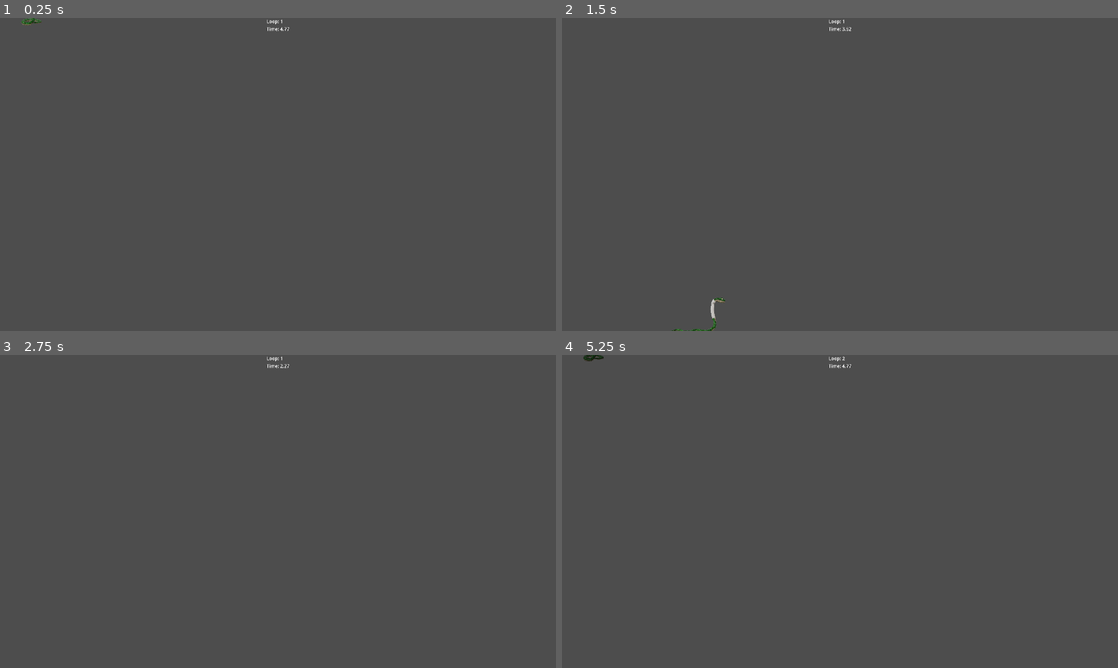
Above: before the commit, frames 1-4 (two rows, left to right).
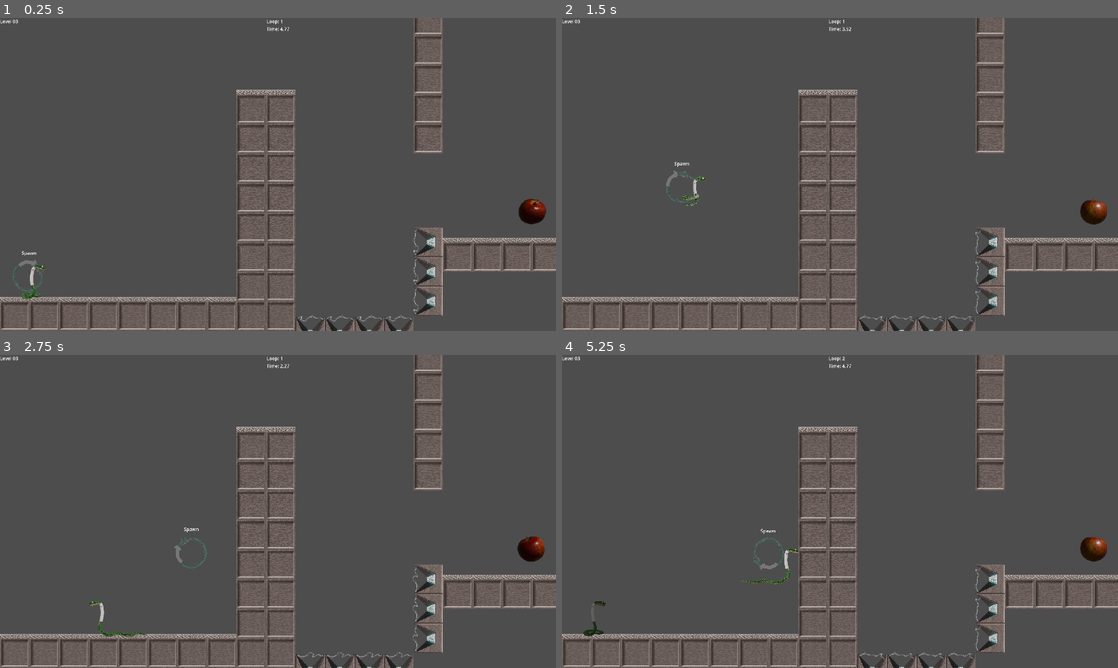
Above: after the commit, the same moments.

Repository: MrDreamhost/gmtk-jam-2025
Game: Godot game, scene res://game/main.tscn
The game is run twice, just before and just after one commit, with the same random seed, the same clock (stepped at 60 frames per second) and the same inputs.
Inputs:
- Up to frame 1 (0.25 s): no input
- Up to frame 2 (1.5 s): hold D (player_right) from 0.53 s (still down); tap Shift (set_spawn_point) at 0.6, 1.35 s; tap Space (player_jump) at 0.77 s
- Up to frame 3 (2.75 s): tap Space (player_jump) at 1.52 s; release D (player_right) at 2.03 s; hold A (player_left) from 2.03 s (still down); tap Shift (set_spawn_point) at 2.1 s
- Up to frame 4 (5.25 s): release A (player_left) at 2.78 s; hold D (player_right) 2.78-4.28 s; tap Shift (set_spawn_point) every 0.75 s from 2.85 to 5.1 s; tap Space (player_jump) at 3.02, 3.77, 4.52 s; hold A (player_left) 4.28-5.03 s; hold D (player_right) from 5.03 s (still down)

The runs differ from the first frame. In frame 1, 13% of the frame differs, in the area x 0-100%, y 0-100%; in frame 2, 13%; in frame 3, 13%; in frame 4, 13%.
Error before the commit: Invalid type in function 'load_level' in base 'Node2D (Main)'. The Object-derived class of argument 1 (Node2D (level_01.gd)) is not a subclass of the expected …

Commit message:
Added export presets, adjusted spike to be easier to place

Diff:
--- a/game/main.tscn
+++ b/game/main.tscn
@@ -1,7 +1,7 @@
 [gd_scene load_steps=5 format=3 uid="uid://d2iwwq2sfgujk"]
 
 [ext_resource type="Script" uid="uid://dflftgnlarl0a" path="res://game/main.gd" id="1_xtpaf"]
-[ext_resource type="PackedScene" uid="uid://d3eu8ibj2ld1b" path="res://level/level_01/level_01.tscn" id="2_vop5m"]
+[ext_resource type="PackedScene" uid="uid://dprdcmdnfniia" path="res://level/level_03/level_03.tscn" id="2_vop5m"]
 [ext_resource type="PackedScene" uid="uid://c0dapnlli3qqi" path="res://player/player.tscn" id="3_emt18"]
 [ext_resource type="Script" uid="uid://4det2vjn1nki" path="res://loop_system/replay_recorder.gd" id="4_vop5m"]
 
--- a/level/interactables/Platform.tscn
+++ b/level/interactables/Platform.tscn
@@ -13,12 +13,12 @@
 
 [node name="Line2D" type="Line2D" parent="."]
 texture_repeat = 2
-position = Vector2(0, -60)
+position = Vector2(0, -59)
 points = PackedVector2Array(0, 0, 102, 0)
 width = 118.0
 texture = ExtResource("2_awmrl")
 texture_mode = 1
 
 [node name="CollisionShape2D" type="CollisionShape2D" parent="."]
-position = Vector2(51, -54)
+position = Vector2(51, -53)
 shape = SubResource("RectangleShape2D_awmrl")
--- a/level/interactables/door.tscn
+++ b/level/interactables/door.tscn
@@ -9,7 +9,7 @@
 
 [node name="Door" type="Node2D"]
 
-[node name="Platform" type="StaticBody2D" parent="."]
+[node name="Platform" type="AnimatableBody2D" parent="."]
 
 [node name="CollisionShape2D" type="CollisionShape2D" parent="Platform"]
 position = Vector2(51, -51.5)
@@ -21,7 +21,7 @@
 texture = ExtResource("1_frksu")
 offset = Vector2(51, -128.5)
 
-[node name="Platform2" type="StaticBody2D" parent="."]
+[node name="Platform2" type="AnimatableBody2D" parent="."]
 position = Vector2(0, -103)
 
 [node name="CollisionShape2D" type="CollisionShape2D" parent="Platform2"]
@@ -34,7 +34,7 @@
 texture = ExtResource("2_dqnet")
 offset = Vector2(51, -128.5)
 
-[node name="Platform3" type="StaticBody2D" parent="."]
+[node name="Platform3" type="AnimatableBody2D" parent="."]
 position = Vector2(0, -206)
 
 [node name="CollisionShape2D" type="CollisionShape2D" parent="Platform3"]
--- a/level/level_02/level_02.tscn
+++ b/level/level_02/level_02.tscn
@@ -69,7 +69,6 @@
 [node name="Platform6" parent="." instance=ExtResource("2_xmyjc")]
 position = Vector2(602, 1303)
 rotation = -0.336849
-scale = Vector2(1, 1)
 width_in_pixel = 612
 width_in_tile = 6
 
@@ -82,7 +81,6 @@
 [node name="Platform4" parent="." instance=ExtResource("2_xmyjc")]
 position = Vector2(534, 1111)
 rotation = -0.336849
-scale = Vector2(1, 1)
 width_in_pixel = 612
 width_in_tile = 6
 
@@ -92,7 +90,7 @@
 width_in_tile = 4
 
 [node name="DeathSpikesPlatform1" type="Node2D" parent="."]
-position = Vector2(861, 888)
+position = Vector2(813, 905)
 rotation = -0.3368
 metadata/_edit_group_ = true
 
--- a/level/level_03/level_03.tscn
+++ b/level/level_03/level_03.tscn
@@ -26,46 +26,43 @@
 
 [node name="GoalZone" parent="Label" instance=ExtResource("5_dlqic")]
 position = Vector2(1836, 668)
-next_level_file = "uid://dprdcmdnfniia"
+next_level_file = "uid://cmvll42mba2tv"
 
 [node name="DeathSpike" parent="Label" instance=ExtResource("3_si3cn")]
-position = Vector2(1530, 874)
+position = Vector2(1530, 927)
 rotation = -1.5708
 
 [node name="DeathSpike8" parent="Label" instance=ExtResource("3_si3cn")]
-position = Vector2(1530, 771)
+position = Vector2(1530, 825)
 rotation = -1.5708
 
-[node name="DeathSpike2" parent="Label" instance=ExtResource("3_si3cn")]
-position = Vector2(1428, 1080)
+[node name="DeathSpike9" parent="Label" instance=ExtResource("3_si3cn")]
+position = Vector2(1530, 1029)
+rotation = -1.5708
 
 [node name="DeathSpike4" parent="Label" instance=ExtResource("3_si3cn")]
-position = Vector2(1326, 1080)
+position = Vector2(1326, 1131)
 
 [node name="DeathSpike5" parent="Label" instance=ExtResource("3_si3cn")]
-position = Vector2(1224, 1080)
+position = Vector2(1224, 1131)
 
 [node name="DeathSpike6" parent="Label" instance=ExtResource("3_si3cn")]
-position = Vector2(1122, 1080)
+position = Vector2(1122, 1131)
 
 [node name="DeathSpike7" parent="Label" instance=ExtResource("3_si3cn")]
-position = Vector2(1020, 1080)
-
-[node name="DeathSpike3" parent="Label" instance=ExtResource("3_si3cn")]
-position = Vector2(1530, 977)
-rotation = -1.5708
+position = Vector2(1020, 1131)
 
 [node name="Platform8" parent="." instance=ExtResource("5_lvqq1")]
-position = Vector2(1836, 874)
+position = Vector2(1836, 876)
 
 [node name="Platform9" parent="." instance=ExtResource("5_lvqq1")]
-position = Vector2(1734, 874)
+position = Vector2(1734, 876)
 
 [node name="Platform10" parent="." instance=ExtResource("5_lvqq1")]
-position = Vector2(1632, 874)
+position = Vector2(1632, 876)
 
 [node name="Platform11" parent="." instance=ExtResource("5_lvqq1")]
-position = Vector2(1530, 874)
+position = Vector2(1530, 876)
 
 [node name="Platform start" type="Node2D" parent="."]
 position = Vector2(0, 1080)
@@ -94,19 +91,19 @@
 position = Vector2(714, 0)
 
 [node name="Platform27" parent="." instance=ExtResource("5_lvqq1")]
-position = Vector2(1428, 462)
+position = Vector2(1428, 468)
 
 [node name="Platform28" parent="." instance=ExtResource("5_lvqq1")]
-position = Vector2(1428, 359)
+position = Vector2(1428, 366)
 
 [node name="Platform29" parent="." instance=ExtResource("5_lvqq1")]
-position = Vector2(1428, 256)
+position = Vector2(1428, 264)
 
 [node name="Platform30" parent="." instance=ExtResource("5_lvqq1")]
-position = Vector2(1428, 153)
+position = Vector2(1428, 162)
 
 [node name="Platform33" parent="." instance=ExtResource("5_lvqq1")]
-position = Vector2(1428, 50)
+position = Vector2(1428, 60)
 
 [node name="Tower" type="Node2D" parent="."]
 position = Vector2(918, 1080)
@@ -115,48 +112,48 @@
 position = Vector2(-102, 0)
 
 [node name="Platform14" parent="Tower" instance=ExtResource("5_lvqq1")]
-position = Vector2(-102, -103)
+position = Vector2(-102, -102)
 
 [node name="Platform15" parent="Tower" instance=ExtResource("5_lvqq1")]
-position = Vector2(-102, -206)
+position = Vector2(-102, -204)
 
 [node name="Platform16" parent="Tower" instance=ExtResource("5_lvqq1")]
-position = Vector2(-102, -309)
+position = Vector2(-102, -306)
 
 [node name="Platform17" parent="Tower" instance=ExtResource("5_lvqq1")]
-position = Vector2(-102, -412)
+position = Vector2(-102, -408)
 
 [node name="Platform18" parent="Tower" instance=ExtResource("5_lvqq1")]
-position = Vector2(-102, -515)
+position = Vector2(-102, -510)
 
 [node name="Platform19" parent="Tower" instance=ExtResource("5_lvqq1")]
 
 [node name="Platform20" parent="Tower" instance=ExtResource("5_lvqq1")]
-position = Vector2(0, -103)
+position = Vector2(0, -102)
 
 [node name="Platform21" parent="Tower" instance=ExtResource("5_lvqq1")]
-position = Vector2(0, -206)
+position = Vector2(0, -204)
 
 [node name="Platform22" parent="Tower" instance=ExtResource("5_lvqq1")]
-position = Vector2(0, -309)
+position = Vector2(0, -306)
 
 [node name="Platform23" parent="Tower" instance=ExtResource("5_lvqq1")]
-position = Vector2(0, -412)
+position = Vector2(0, -408)
 
 [node name="Platform24" parent="Tower" instance=ExtResource("5_lvqq1")]
-position = Vector2(0, -515)
+position = Vector2(0, -510)
 
 [node name="Platform25" parent="Tower" instance=ExtResource("5_lvqq1")]
-position = Vector2(-102, -618)
+position = Vector2(-102, -612)
 
 [node name="Platform26" parent="Tower" instance=ExtResource("5_lvqq1")]
-position = Vector2(-102, -721)
+position = Vector2(-102, -714)
 
 [node name="Platform31" parent="Tower" instance=ExtResource("5_lvqq1")]
-position = Vector2(0, -618)
+position = Vector2(0, -612)
 
 [node name="Platform32" parent="Tower" instance=ExtResource("5_lvqq1")]
-position = Vector2(0, -721)
+position = Vector2(0, -714)
 
 [node name="Walls" type="StaticBody2D" parent="."]
 
--- a/level/level_04/level_04.tscn
+++ b/level/level_04/level_04.tscn
@@ -58,75 +58,75 @@
 width_in_tile = 8
 
 [node name="Platform19" parent="." instance=ExtResource("5_b1mf7")]
-position = Vector2(1020, 668)
+position = Vector2(1020, 672)
 width_in_pixel = 816
 width_in_tile = 8
 
 [node name="Platform2" parent="." instance=ExtResource("5_b1mf7")]
-position = Vector2(816, 977)
+position = Vector2(816, 978)
 
 [node name="Platform3" parent="." instance=ExtResource("5_b1mf7")]
-position = Vector2(816, 874)
+position = Vector2(816, 876)
 
 [node name="Platform4" parent="." instance=ExtResource("5_b1mf7")]
-position = Vector2(816, 771)
+position = Vector2(816, 774)
 
 [node name="Platform11" parent="." instance=ExtResource("5_b1mf7")]
-position = Vector2(1836, 668)
+position = Vector2(1836, 672)
 
 [node name="Platform12" parent="." instance=ExtResource("5_b1mf7")]
-position = Vector2(1836, 565)
+position = Vector2(1836, 570)
 
 [node name="Platform13" parent="." instance=ExtResource("5_b1mf7")]
-position = Vector2(1836, 462)
+position = Vector2(1836, 468)
 
 [node name="Platform14" parent="." instance=ExtResource("5_b1mf7")]
-position = Vector2(1836, 359)
+position = Vector2(1836, 366)
 
 [node name="Platform15" parent="." instance=ExtResource("5_b1mf7")]
-position = Vector2(1734, 359)
+position = Vector2(1734, 366)
 
 [node name="Platform16" parent="." instance=ExtResource("5_b1mf7")]
-position = Vector2(1632, 359)
+position = Vector2(1632, 366)
 
 [node name="Platform17" parent="." instance=ExtResource("5_b1mf7")]
-position = Vector2(1530, 359)
+position = Vector2(1530, 366)
 
 [node name="Platform5" parent="." instance=ExtResource("5_b1mf7")]
-position = Vector2(816, 668)
+position = Vector2(816, 672)
 
 [node name="Platform6" parent="." instance=ExtResource("5_b1mf7")]
 position = Vector2(918, 1080)
 
 [node name="Platform7" parent="." instance=ExtResource("5_b1mf7")]
-position = Vector2(918, 977)
+position = Vector2(918, 978)
 
 [node name="Platform8" parent="." instance=ExtResource("5_b1mf7")]
-position = Vector2(918, 874)
+position = Vector2(918, 876)
 
 [node name="Platform9" parent="." instance=ExtResource("5_b1mf7")]
-position = Vector2(918, 771)
+position = Vector2(918, 774)
 
 [node name="Platform10" parent="." instance=ExtResource("5_b1mf7")]
-position = Vector2(918, 668)
+position = Vector2(918, 672)
 
 [node name="DeathSpike" parent="." instance=ExtResource("6_juuh0")]
-position = Vector2(816, 874)
+position = Vector2(816, 876)
 rotation = -1.5708
 
 [node name="DeathSpike2" parent="." instance=ExtResource("6_juuh0")]
-position = Vector2(816, 771)
+position = Vector2(816, 774)
 rotation = -1.5708
 
 [node name="DeathSpike3" parent="." instance=ExtResource("6_juuh0")]
-position = Vector2(816, 668)
+position = Vector2(816, 672)
 rotation = -1.5708
 
 [node name="Door" parent="." node_paths=PackedStringArray("connected_button") instance=ExtResource("7_3t25d")]
-position = Vector2(1428, 562.5)
+position = Vector2(1428, 570)
 script = ExtResource("8_e3o78")
 connected_button = NodePath("../PressurePlate")
-target_position = Vector2(1428, 359)
+target_position = Vector2(1428, 366)
 
 [node name="PressurePlate" parent="." instance=ExtResource("9_l2tt0")]
-position = Vector2(918, 564)
+position = Vector2(918, 570)
--- /dev/null
+++ b/level/level_05/level_05.gd
@@ -0,0 +1,11 @@
+extends Level
+
+
+# Called when the node enters the scene tree for the first time.
+func _ready() -> void:
+	super()
+
+
+# Called every frame. 'delta' is the elapsed time since the previous frame.
+func _process(delta: float) -> void:
+	super(delta)
--- /dev/null
+++ b/level/level_05/level_05.tscn
@@ -0,0 +1,64 @@
+[gd_scene load_steps=8 format=3 uid="uid://bipq1jpgurwcy"]
+
+[ext_resource type="Script" uid="uid://cr5paax0qa013" path="res://level/level_02/level_02.gd" id="1_1kcua"]
+[ext_resource type="PackedScene" uid="uid://bcujsflu4nqbn" path="res://loop_system/spawn_point.tscn" id="2_d0s7e"]
+[ext_resource type="PackedScene" uid="uid://b2hnjcnhd8ahv" path="res://level/goal_zone.tscn" id="3_yye5g"]
+[ext_resource type="PackedScene" uid="uid://coobrpw2ubqjw" path="res://level/interactables/Platform.tscn" id="4_t0w6d"]
+[ext_resource type="PackedScene" uid="uid://dymffw6ntadbo" path="res://level/interactables/pressure_plate.tscn" id="5_ajpck"]
+
+[sub_resource type="RectangleShape2D" id="RectangleShape2D_si3cn"]
+size = Vector2(20, 1100)
+
+[sub_resource type="RectangleShape2D" id="RectangleShape2D_wteuf"]
+size = Vector2(1960, 20)
+
+[node name="Level_05" type="Node2D" node_paths=PackedStringArray("spawn_point")]
+script = ExtResource("1_1kcua")
+spawn_point = NodePath("SpawnPoint")
+
+[node name="SpawnPoint" parent="." instance=ExtResource("2_d0s7e")]
+position = Vector2(0, 977)
+
+[node name="GoalZone" parent="." instance=ExtResource("3_yye5g")]
+position = Vector2(1836, 668)
+next_level_file = "uid://dprdcmdnfniia"
+
+[node name="Label" type="Label" parent="."]
+offset_right = 40.0
+offset_bottom = 23.0
+text = "Level 04"
+
+[node name="Walls" type="StaticBody2D" parent="."]
+
+[node name="Wall Left" type="CollisionShape2D" parent="Walls"]
+position = Vector2(-10, 540)
+shape = SubResource("RectangleShape2D_si3cn")
+
+[node name="Wall Right" type="CollisionShape2D" parent="Walls"]
+position = Vector2(1930, 540)
+shape = SubResource("RectangleShape2D_si3cn")
+
+[node name="Ceiling" type="CollisionShape2D" parent="Walls"]
+position = Vector2(960, -10)
+shape = SubResource("RectangleShape2D_wteuf")
+
+[node name="Floor" type="CollisionShape2D" parent="Walls"]
+position = Vector2(960, 1090)
+shape = SubResource("RectangleShape2D_wteuf")
+
+[node name="ResizablePlatform" parent="." instance=ExtResource("4_t0w6d")]
+position = Vector2(0, 1080)
+width_in_pixel = 408
+width_in_tile = 4
+
+[node name="PressurePlate" parent="." instance=ExtResource("5_ajpck")]
+position = Vector2(204, 977)
+
+[node name="ResizablePlatform3" parent="." instance=ExtResource("4_t0w6d")]
+position = Vector2(408, 1080)
+
+[node name="ResizablePlatform2" parent="." instance=ExtResource("4_t0w6d")]
+position = Vector2(408, 977)
+
+[node name="ResizablePlatform4" parent="." instance=ExtResource("4_t0w6d")]
+position = Vector2(408, 874)
--- a/level/obstacles/death_spike.tscn
+++ b/level/obstacles/death_spike.tscn
@@ -39,13 +39,13 @@
 size = Vector2(102, 90)
 
 [sub_resource type="RectangleShape2D" id="RectangleShape2D_md73i"]
-size = Vector2(102, 83)
+size = Vector2(102, 84)
 
 [node name="DeathSpike" type="Area2D"]
 script = ExtResource("1_p3dmo")
 
 [node name="AnimatedSprite2D" type="AnimatedSprite2D" parent="."]
-position = Vector2(8.52346e-06, -127)
+position = Vector2(51, -127)
 sprite_frames = SubResource("SpriteFrames_ppbkn")
 autoplay = "default"
 
@@ -57,10 +57,10 @@
 metadata/_custom_type_script = "uid://do6m25n206ajf"
 
 [node name="CollisionShape2D" type="CollisionShape2D" parent="HitBox"]
-position = Vector2(0, -45)
+position = Vector2(51, -45)
 shape = SubResource("RectangleShape2D_42aao")
 debug_color = Color(0.7, 0.0202499, 0, 0.42)
 
 [node name="CollisionShape2D" type="CollisionShape2D" parent="."]
-position = Vector2(0, -41.5)
+position = Vector2(51, -42)
 shape = SubResource("RectangleShape2D_md73i")
--- a/level/obstacles/moving_platform.tscn
+++ b/level/obstacles/moving_platform.tscn
@@ -1,17 +1,19 @@
 [gd_scene load_steps=4 format=3 uid="uid://cy5gaxsvp2xpd"]
 
 [ext_resource type="Script" uid="uid://d3sq7gurjfiqf" path="res://level/obstacles/movment_action.gd" id="1_irk4e"]
-[ext_resource type="Texture2D" uid="uid://bjwnao17x8v8x" path="res://assets/sprites/icon.svg" id="1_jue66"]
+[ext_resource type="Texture2D" uid="uid://ba4o8416eya13" path="res://assets/sprites/tiles/0001.png" id="2_irk4e"]
 
-[sub_resource type="RectangleShape2D" id="RectangleShape2D_irk4e"]
-size = Vector2(421, 90)
+[sub_resource type="RectangleShape2D" id="RectangleShape2D_tvjty"]
+resource_local_to_scene = true
+size = Vector2(102, 106)
 
 [node name="MovingPlatform" type="AnimatableBody2D"]
 script = ExtResource("1_irk4e")
 
-[node name="CollisionShape2D2" type="CollisionShape2D" parent="."]
-shape = SubResource("RectangleShape2D_irk4e")
+[node name="CollisionShape2D" type="CollisionShape2D" parent="."]
+position = Vector2(51, -54)
+shape = SubResource("RectangleShape2D_tvjty")
 
 [node name="Sprite2D" type="Sprite2D" parent="."]
-scale = Vector2(3.28906, 0.703125)
-texture = ExtResource("1_jue66")
+position = Vector2(51, -60)
+texture = ExtResource("2_irk4e")
Not shown, added: export_presets.cfg
Not shown, added: level/level_05/level_05.gd.uid
